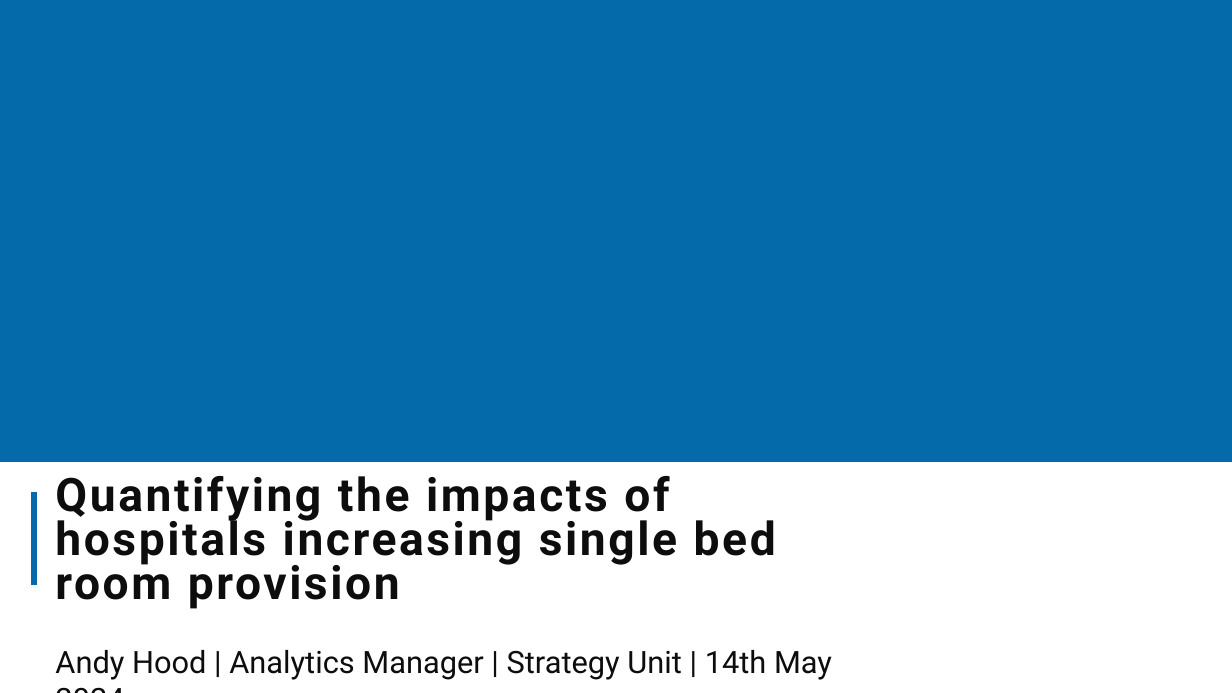
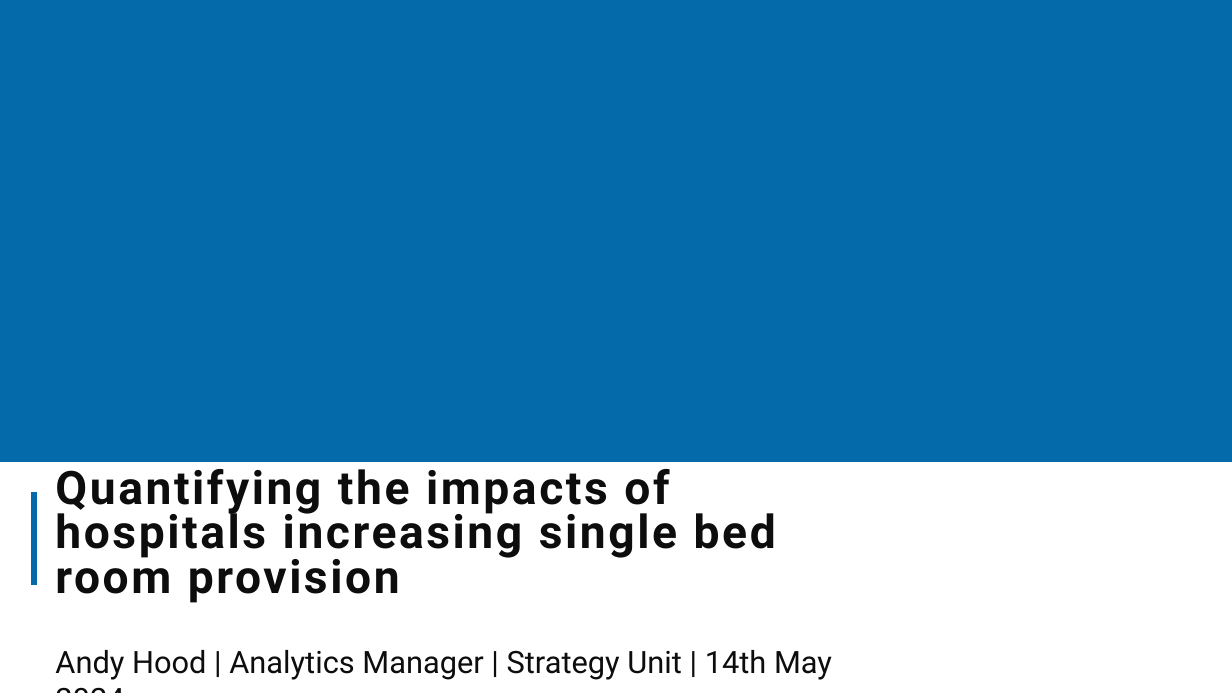
Before and after one commit to The-Strategy-Unit/nhp_sbr_impacts, a slide deck: slide 1 of NHP_SBR impacts_2024.pptx. Drawn at 1232x693 pixels with LibreOffice and Linux fonts; fonts in the diff are those of the drawing; background and template pictures are left out. Boxes give left, top, right and bottom in pixels: in the first picture for what was removed or moved away, otherwise in the second. Text is boxed around its words. In the diff, an @@ line names an element or a change of style, - is before the commit and + after.

Commit message:
Added summary results sections to qmd/pptx output. Minor tweaks to template layout. Latest render aded.
Unknown changes (accidental space?) to causal impact script :-).

```diff
--- a/NHP_SBR impacts_2024.pptx
+++ b/NHP_SBR impacts_2024.pptx
@@ title "Quantifying the impacts of hospitals ...": place and size @@
-title "Quantifying the impacts of hospitals ..." at <box>55,476,776,609</box>
+title "Quantifying the impacts of hospitals ..." at <box>55,469,776,603</box>
```
Also in this commit, not shown: 13 other slides changed, 17 slides added, 3 other files.
